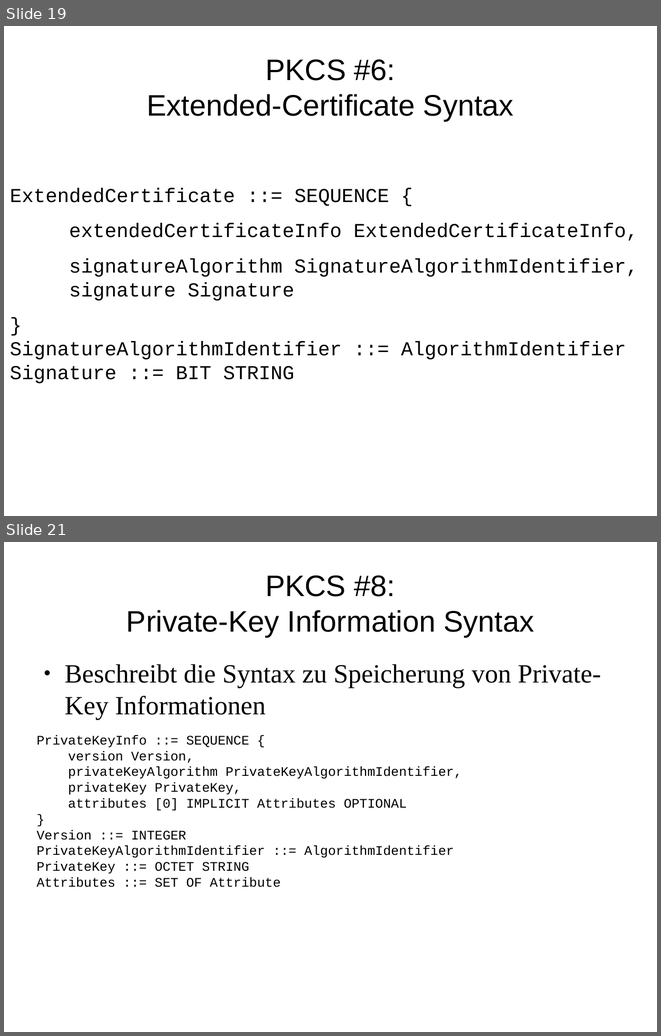
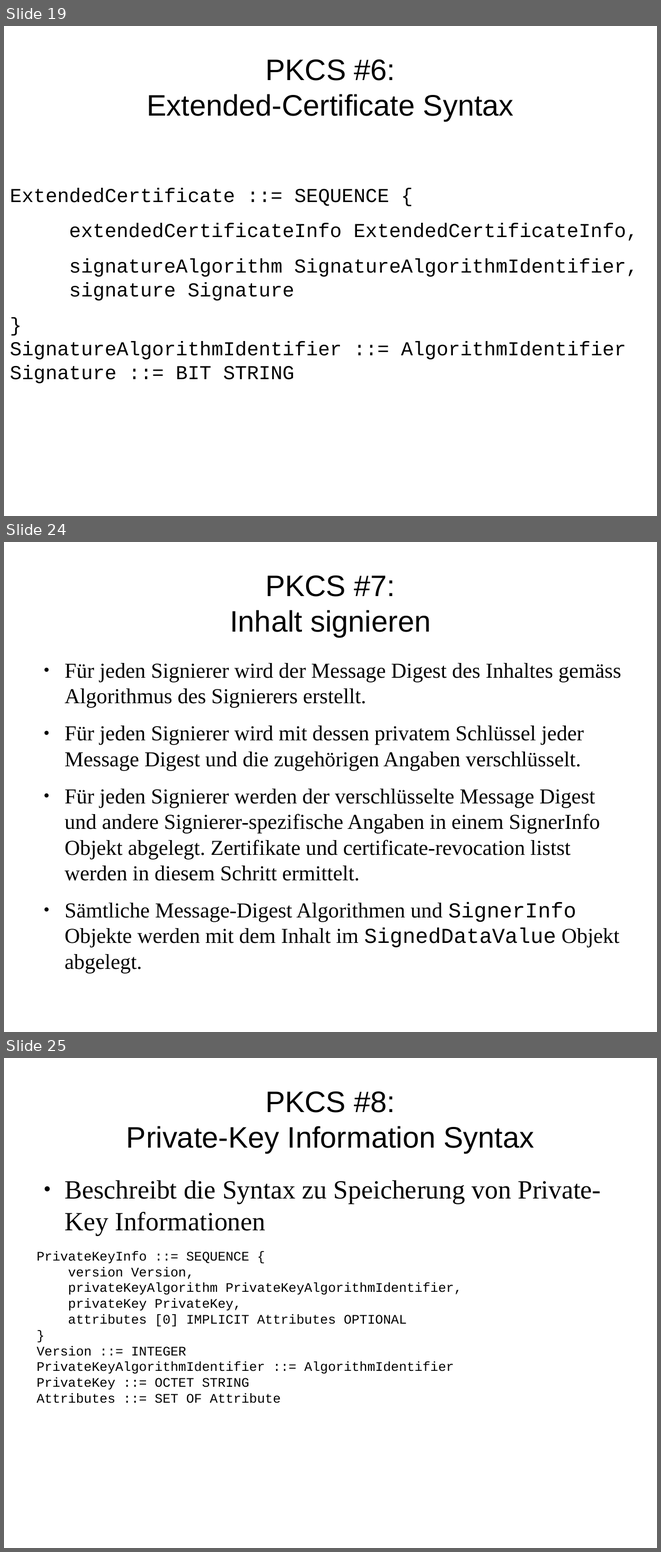
Before and after one commit to FFHS-Inf-2010-students/sa-krypt, a slide deck: pres/praesentation.odp. Shown one above the other, each under a label of ours: slides 19 and 21 before the commit, slides 19, 24 and 25 after it; the slides between them are not shown. The pictures are 661x1036 and 661x1552 pixels, drawn with LibreOffice and Linux fonts; fonts in the diff are those of the drawing. Boxes give left, top, right and bottom in pixels: in the first picture for what was removed or moved away, otherwise in the second. Text is boxed around its words. In the diff, an @@ line names an element or a change of style, - is before the commit and + after.

```diff
--- a/pres/praesentation.odp
+++ b/pres/praesentation.odp
@@ slide 24 added at box(4, 542, 657, 1032), background #FFFFFF @@
@@ title added at box(230, 575, 431, 637), 36 pt, text #000000 @@
+PKCS #7:
+Inhalt signieren
@@ text added at box(64, 663, 621, 947), 25.9 pt, text #000000 @@
+● Für jeden Signierer wird der Message Digest des Inhaltes gemäss Algorithmus des Signierers erstellt.
+● Für jeden Signierer wird mit dessen privatem Schlüssel jeder Message Digest und die zugehörigen Angaben verschlüsselt.
+● Für jeden Signierer werden der verschlüsselte Message Digest und andere Signierer-spezifische Angaben in einem SignerInfo Objekt abgelegt. Zertifikate und certificate-revocation listst werden in diesem Schritt ermittelt.
+● Sämtliche Message-Digest Algorithmen und SignerInfo Objekte werden mit dem Inhalt im SignedDataValue Objekt abgelegt.
@@ what was slide 21 is now slide 25 @@
```
Also in this commit, not shown: 3 slides changed, 10 other slides added, 2 other files.
